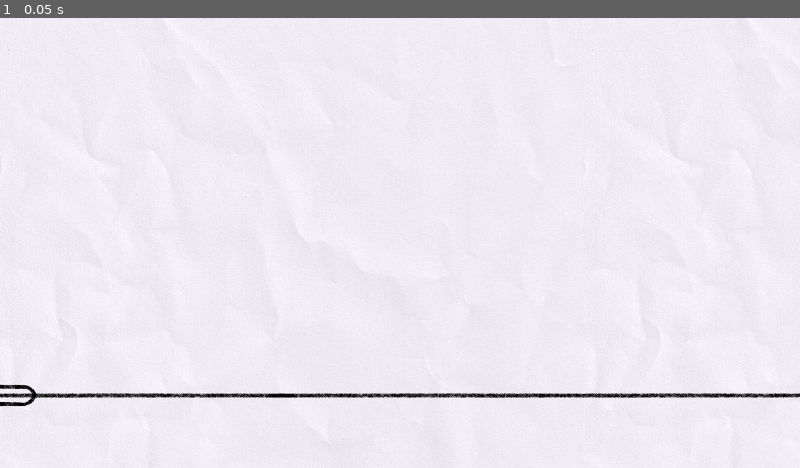
Above: before the commit, frame 1.
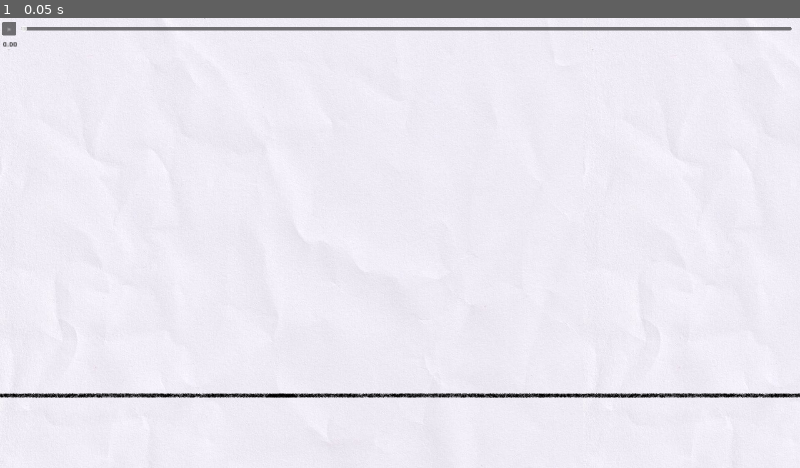
Above: after the commit, the same moment.

Repository: Punjidixie/Project-Prelude
Game: Godot game, scene res://main/music_game.tscn
Same seed, same stepped clock (60 frames per second), same inputs: the game is played once before the commit and once after it.
Inputs:
- Up to frame 1 (0.05 s): no input

The runs differ from the first frame. In frame 1, 1.0% of the frame differs, in the area x 0-99%, y 0-87%.

Commit message:
implemented basic movements

Diff:
--- a/main/music_game.gd
+++ b/main/music_game.gd
@@ -6,14 +6,25 @@
 
 # Called when the node enters the scene tree for the first time.
 func _ready():
+	SignalManager.on_pause_button_pressed.connect(on_pause_button_pressed)
 	GlobalManager.play_area = play_area
 	add_note()
 
 
 # Called every frame. 'delta' is the elapsed time since the previous frame.
 func _process(delta):
-	pass
+	if not GlobalManager.is_paused:
+		auto_increment_time(delta)
+
+func auto_increment_time(delta):
+	var new_time = GlobalManager.current_time + delta
+	GlobalManager.current_time = new_time
+	SignalManager.on_time_auto_updated.emit()
 
 func add_note():
 	var note: Note = ScenePreloader.base_note.instantiate()
 	notes_container.add_child(note)
+
+func on_pause_button_pressed():
+	GlobalManager.is_paused = !GlobalManager.is_paused
+	SignalManager.on_pause_toggled.emit()
--- a/main/music_game.tscn
+++ b/main/music_game.tscn
@@ -1,12 +1,15 @@
-[gd_scene load_steps=4 format=3 uid="uid://c6uwi81cfj8f"]
+[gd_scene load_steps=7 format=3 uid="uid://c6uwi81cfj8f"]
 
 [ext_resource type="Script" path="res://main/music_game.gd" id="1_duima"]
 [ext_resource type="Texture2D" uid="uid://dxx26pwilrs2y" path="res://assets/backgrounds/paper_texture.JPG" id="1_uvog2"]
 [ext_resource type="Texture2D" uid="uid://chvmosrpgovmv" path="res://assets/notes/horizontal_line.png" id="2_v4eb4"]
+[ext_resource type="Script" path="res://main/time_slider.gd" id="4_ojbfm"]
+[ext_resource type="Script" path="res://ui/pause_button.gd" id="5_56363"]
+[ext_resource type="Script" path="res://ui/time_text.gd" id="6_nul4s"]
 
 [node name="MusicGame" type="Node" node_paths=PackedStringArray("play_area", "notes_container")]
 script = ExtResource("1_duima")
-play_area = NodePath("CanvasLayer/PlayArea")
+play_area = NodePath("CanvasLayer/Control/PlayArea")
 notes_container = NodePath("Notes")
 
 [node name="Notes" type="Node" parent="."]
@@ -24,7 +27,8 @@
 grow_horizontal = 2
 grow_vertical = 2
 
-[node name="TextureRect" type="TextureRect" parent="CanvasLayer"]
+[node name="TextureRect" type="TextureRect" parent="CanvasLayer/Control"]
+layout_mode = 1
 anchors_preset = 15
 anchor_right = 1.0
 anchor_bottom = 1.0
@@ -34,8 +38,8 @@
 expand_mode = 1
 stretch_mode = 1
 
-[node name="PlayArea" type="Control" parent="CanvasLayer"]
-layout_mode = 3
+[node name="PlayArea" type="Control" parent="CanvasLayer/Control"]
+layout_mode = 1
 anchors_preset = 15
 anchor_right = 1.0
 anchor_bottom = 1.0
@@ -43,8 +47,9 @@
 grow_horizontal = 2
 grow_vertical = 2
 
-[node name="DefaultLine" type="TextureRect" parent="CanvasLayer"]
+[node name="DefaultLine" type="TextureRect" parent="CanvasLayer/Control"]
 modulate = Color(0, 0, 0, 1)
+layout_mode = 1
 anchors_preset = 12
 anchor_top = 1.0
 anchor_right = 1.0
@@ -56,3 +61,44 @@
 texture = ExtResource("2_v4eb4")
 expand_mode = 1
 stretch_mode = 1
+
+[node name="ControlPanel" type="Control" parent="CanvasLayer/Control"]
+layout_mode = 1
+anchors_preset = 15
+anchor_right = 1.0
+anchor_bottom = 1.0
+grow_horizontal = 2
+grow_vertical = 2
+
+[node name="TimeSlider" type="HSlider" parent="CanvasLayer/Control/ControlPanel"]
+layout_mode = 1
+anchors_preset = 10
+anchor_right = 1.0
+offset_left = 50.0
+offset_top = 18.0
+offset_right = -20.0
+offset_bottom = 34.0
+grow_horizontal = 2
+script = ExtResource("4_ojbfm")
+
+[node name="PauseButton" type="Button" parent="CanvasLayer/Control/ControlPanel"]
+layout_mode = 0
+offset_left = 5.0
+offset_top = 10.0
+offset_right = 39.0
+offset_bottom = 42.0
+text = ">"
+script = ExtResource("5_56363")
+
+[node name="RichTextLabel" type="RichTextLabel" parent="CanvasLayer/Control/ControlPanel"]
+modulate = Color(0, 0, 0, 1)
+layout_mode = 0
+offset_left = 7.0
+offset_top = 50.0
+offset_right = 164.0
+offset_bottom = 90.0
+text = "0.00"
+script = ExtResource("6_nul4s")
+
+[connection signal="value_changed" from="CanvasLayer/Control/ControlPanel/TimeSlider" to="CanvasLayer/Control/ControlPanel/TimeSlider" method="_on_value_changed"]
+[connection signal="pressed" from="CanvasLayer/Control/ControlPanel/PauseButton" to="CanvasLayer/Control/ControlPanel/PauseButton" method="_on_pressed"]
--- /dev/null
+++ b/main/time_slider.gd
@@ -0,0 +1,34 @@
+extends HSlider
+
+
+var locked = false
+# Called when the node enters the scene tree for the first time.
+func _ready():
+	min_value = 0
+	max_value = GlobalManager.max_time
+	step = 0.01
+	SignalManager.on_time_auto_updated.connect(on_time_auto_updated)
+	#SignalManager.on_audio_set.connect(on_audio_set)
+	#SignalManager.on_audio_lead_time_set.connect(on_audio_lead_time_set)
+
+func on_audio_set():
+	max_value = min_value + GlobalManager.audio_stream.get_length()
+
+func on_audio_lead_time_set():
+	max_value = max_value - GlobalManager.audio_lead_time
+	min_value = -GlobalManager.audio_lead_time
+
+func on_time_auto_updated() -> void:
+	locked = true
+	value = GlobalManager.current_time # This will send _on_value_changed() signal
+	locked = false
+
+# From dragging
+func _on_value_changed(value):
+	if locked == false: # Locks this to when it's dragged only.
+		GlobalManager.current_time = value
+		SignalManager.on_time_manual_updated.emit()
+
+func _on_drag_started():
+	#SignalManager.on_time_slider_drag_started.emit()
+	pass
--- /dev/null
+++ b/notes/hitbox.gd
@@ -0,0 +1,9 @@
+extends Control
+
+class_name Hitbox
+signal on_hit
+
+func _gui_input(event):
+	if event is InputEventMouseButton:
+		if event.button_index == MOUSE_BUTTON_LEFT and event.pressed:
+			on_hit.emit()
--- a/notes/note.gd
+++ b/notes/note.gd
@@ -2,20 +2,40 @@
 
 class_name Note
 
+enum NoteType {CLICK, HOLD, DRAG, FLICK}
+
 @export var start_time: float
 @export var note_size: float
+@export var note_type: NoteType
+
 @export var note_events_container: Node
 @export var note_body: NoteBody
 
+@export var end_event: EndEvent
+
 var is_in_time: bool = true
+
+var hit_time: float = 0
+var is_hit: bool = false
+var hit_position: Vector2
 
 # Called when the node enters the scene tree for the first time.
 func _ready():
-	pass
+	SignalManager.on_time_auto_updated.connect(on_time_updated)
+	SignalManager.on_time_manual_updated.connect(on_time_updated)
+
+	note_body.update_size()
+	update_visibility()
+	update()
 
 
 func on_time_updated():
+	update_visibility()
 	update()
+
+func get_hit():
+	is_hit = true
+	hit_time = GlobalManager.current_time
 
 func update():
 	# Calculates note body position
@@ -24,7 +44,19 @@
 		var event = get_event_at_time(time)
 		var play_position = event.get_notebody_play_position(time - start_time)
 		note_body.set_play_position(play_position)
-		#note_body.update_appearance()
+		note_body.update_appearance()
+
+func update_visibility():
+	var end_offset = end_event.get_ending_lifetime()
+	var time_lower_bound = start_time
+	var time_upper_bound = start_time + end_event.start_time + end_offset
+	var is_time_out_of_range = not GodotUtils.is_between(GlobalManager.current_time, time_lower_bound, time_upper_bound)
+	if is_time_out_of_range and is_in_time:
+		is_in_time = false
+		note_body.visible = false
+	elif not is_time_out_of_range and not is_in_time:
+		is_in_time = true
+		note_body.visible = true
 
 func get_note_events() -> Array:
 	var note_events = note_events_container.get_children()
@@ -32,7 +64,6 @@
 	note_events.sort_custom(SortingFunctions.compare_note_events)
 	return note_events
 
-### UTILITY FUNCTIONS BELOW ###
 func get_event_at_time(time: float):
 	var local_time = time - start_time
 	var note_events = get_note_events()
--- a/notes/note.tscn
+++ b/notes/note.tscn
@@ -8,11 +8,52 @@
 [ext_resource type="Texture2D" uid="uid://cwetnomiu1b5x" path="res://assets/notes/note_lid.png" id="3_gnq7d"]
 [ext_resource type="PackedScene" uid="uid://duwfov6qj7bl5" path="res://notes/note_events/move_event.tscn" id="4_fuk16"]
 [ext_resource type="Script" path="res://notes/note_events/end_event.gd" id="4_gjrhd"]
+[ext_resource type="Script" path="res://notes/hitbox.gd" id="7_yw0yk"]
 
-[node name="TestNote" type="Node" node_paths=PackedStringArray("note_events_container")]
+[sub_resource type="Animation" id="Animation_y3pmf"]
+resource_name = "note_body"
+length = 2.0
+tracks/0/type = "value"
+tracks/0/imported = false
+tracks/0/enabled = true
+tracks/0/path = NodePath("Hitbox:modulate")
+tracks/0/interp = 1
+tracks/0/loop_wrap = true
+tracks/0/keys = {
+"times": PackedFloat32Array(0, 1, 2),
+"transitions": PackedFloat32Array(1, 1, 1),
+"update": 0,
+"values": [Color(0.53223, 0.654706, 1, 1), Color(1, 0.43014, 0.78644, 1), Color(0.994591, 0.512186, 0.390657, 1)]
+}
+
+[sub_resource type="Animation" id="Animation_wgxyl"]
+length = 0.001
+tracks/0/type = "value"
+tracks/0/imported = false
+tracks/0/enabled = true
+tracks/0/path = NodePath("Hitbox:modulate")
+tracks/0/interp = 1
+tracks/0/loop_wrap = true
+tracks/0/keys = {
+"times": PackedFloat32Array(0),
+"transitions": PackedFloat32Array(1),
+"update": 0,
+"values": [Color(0, 0, 0, 1)]
+}
+
+[sub_resource type="AnimationLibrary" id="AnimationLibrary_cpk1i"]
+_data = {
+"RESET": SubResource("Animation_wgxyl"),
+"note_body": SubResource("Animation_y3pmf")
+}
+
+[node name="TestNote" type="Node" node_paths=PackedStringArray("note_events_container", "note_body", "end_event")]
 script = ExtResource("1_3whf4")
-note_size = null
+start_time = 5.0
+note_size = 60.0
 note_events_container = NodePath("Events")
+note_body = NodePath("NoteBody")
+end_event = NodePath("Events/EndEvent")
 
 [node name="Checkpoints" type="Node" parent="."]
 
@@ -37,22 +78,25 @@
 [node name="EndEvent" type="Node" parent="Events" node_paths=PackedStringArray("end_checkpoint")]
 script = ExtResource("4_gjrhd")
 end_checkpoint = NodePath("../../Checkpoints/EndCheckpoint")
+end_speed = 20.0
 
-[node name="NoteBody" type="Node2D" parent="." node_paths=PackedStringArray("body", "note")]
+[node name="NoteBody" type="Node2D" parent="." node_paths=PackedStringArray("body", "note", "animation_player")]
 script = ExtResource("2_ram40")
 body = NodePath("Hitbox")
 note = NodePath("..")
+animation_player = NodePath("AnimationPlayer")
 
 [node name="Hitbox" type="Control" parent="NoteBody"]
+modulate = Color(0, 0, 0, 1)
 layout_mode = 3
 anchors_preset = 0
 offset_left = -90.0
 offset_top = -26.0
 offset_right = 90.0
 offset_bottom = 26.0
+script = ExtResource("7_yw0yk")
 
 [node name="Midsection" type="TextureRect" parent="NoteBody/Hitbox"]
-modulate = Color(0, 0, 0, 1)
 layout_mode = 1
 anchors_preset = 14
 anchor_top = 0.5
@@ -69,7 +113,6 @@
 stretch_mode = 1
 
 [node name="LeftLid" type="TextureRect" parent="NoteBody/Hitbox"]
-modulate = Color(0, 0, 0, 1)
 layout_mode = 0
 offset_top = -1.0
 offset_right = 53.0
@@ -77,7 +120,6 @@
 texture = ExtResource("3_gnq7d")
 
 [node name="RightLid" type="TextureRect" parent="NoteBody/Hitbox"]
-modulate = Color(0, 0, 0, 1)
 layout_mode = 1
 anchors_preset = 3
 anchor_left = 1.0
@@ -91,3 +133,8 @@
 grow_vertical = 0
 scale = Vector2(-1, -1)
 texture = ExtResource("3_gnq7d")
+
+[node name="AnimationPlayer" type="AnimationPlayer" parent="NoteBody"]
+libraries = {
+"": SubResource("AnimationLibrary_cpk1i")
+}
--- a/notes/note_body.gd
+++ b/notes/note_body.gd
@@ -2,11 +2,23 @@
 
 class_name NoteBody
 
-@export var body: Control
+@export var body: Hitbox
 @export var note: Note
+@export var animation_player: AnimationPlayer
+
+func _ready():
+	body.on_hit.connect(on_body_hit)
 
 func update_size():
 	var world_size = PlayAreaUtils.get_delta_world_position(Vector2.ONE * note.note_size)
 	body.size.x = world_size.x / body.scale.x
 
 	body.position = - (body.size / 2) * body.scale
+
+func on_body_hit():
+	note.get_hit()
+	animation_player.play("note_body", -1, 0)
+
+func update_appearance():
+	if note.is_hit:
+		animation_player.seek(GlobalManager.current_time - note.hit_time)
--- a/notes/note_events/end_event.gd
+++ b/notes/note_events/end_event.gd
@@ -10,8 +10,13 @@
 
 func get_notebody_play_position(local_time: float):
 	#if GlobalManager.is_auto_play:
-	if true:
-		return end_checkpoint.play_position
+	#	return end_checkpoint.play_position
 
 	var time_diff = local_time - start_time
 	return end_checkpoint.play_position - Vector2(0, end_speed * time_diff)
+
+func get_ending_lifetime():
+	var screen_height = -PlayAreaUtils.get_delta_play_position(get_viewport().size).y
+	var play_area_height = -PlayAreaUtils.get_delta_play_position(GlobalManager.play_area.size).y
+	var buffer = PlayAreaUtils.scale_factor / 5
+	return (screen_height - play_area_height + buffer) / end_speed
--- a/singletons/godot_utils.gd
+++ b/singletons/godot_utils.gd
@@ -1,11 +1,43 @@
 extends Node
 
+func delete_all_children(node: Node):
+	for child in node.get_children():
+		node.remove_child(child)
+		child.queue_free()
 
-# Called when the node enters the scene tree for the first time.
-func _ready():
-	pass # Replace with function body.
+func sort_children(node: Node, sorting_func: Callable):
+	var children = node.get_children()
+	children.sort_custom(sorting_func)
+	for child in children: node.remove_child(child)
+	for child in children: node.add_child(child)
+
+# Get the number in an array closest to the target number.
+func get_closest_number(numbers: Array, target: float) -> float:
+	var selected_number = numbers[0]
+	var min_difference = abs(target - selected_number)
+
+	for i in range(1, numbers.size()):
+		var difference = abs(target - numbers[i])
+		if difference < min_difference:
+			selected_number = numbers[i]
+			min_difference = difference
+
+	return selected_number
+
+# Play positions
+func create_line(point_1: Vector2, point_2: Vector2, width: float, color: Color) -> Line2D:
+	var l = Line2D.new()
+	l.width = width
+	l.default_color = color
+
+	l.add_point(PlayAreaUtils.get_world_position(point_1))
+	l.add_point(PlayAreaUtils.get_world_position(point_2))
+
+	return l
 
 
-# Called every frame. 'delta' is the elapsed time since the previous frame.
-func _process(delta):
-	pass
+func is_between(target: float, lower_bound: float, upper_bound: float) -> bool:
+	if target < lower_bound or target > upper_bound:
+		return false
+
+	return true
--- a/singletons/play_area_utils.gd
+++ b/singletons/play_area_utils.gd
@@ -34,3 +34,5 @@
 func get_custom_delta_world_position(delta_play_position: Vector2, reference_control: Control, scale_vector: Vector2) -> Vector2:
 	var delta_play_position_y_inv = Vector2(1, -1) * delta_play_position
 	return reference_control.size * delta_play_position_y_inv / scale_vector
+
+### OTHERS ###
--- a/singletons/signal_manager.gd
+++ b/singletons/signal_manager.gd
@@ -1,11 +1,6 @@
 extends Node
 
-
-# Called when the node enters the scene tree for the first time.
-func _ready():
-	pass # Replace with function body.
-
-
-# Called every frame. 'delta' is the elapsed time since the previous frame.
-func _process(delta):
-	pass
+signal on_time_auto_updated
+signal on_time_manual_updated
+signal on_pause_toggled
+signal on_pause_button_pressed
--- /dev/null
+++ b/ui/pause_button.gd
@@ -0,0 +1,4 @@
+extends Button
+
+func _on_pressed():
+	SignalManager.on_pause_button_pressed.emit()
--- /dev/null
+++ b/ui/time_text.gd
@@ -0,0 +1,15 @@
+extends RichTextLabel
+
+
+# Called when the node enters the scene tree for the first time.
+func _ready():
+	SignalManager.on_time_auto_updated.connect(on_time_updated)
+	SignalManager.on_time_manual_updated.connect(on_time_updated)
+
+
+# Called every frame. 'delta' is the elapsed time since the previous frame.
+func _process(delta):
+	pass
+
+func on_time_updated():
+	text = str(GlobalManager.current_time).pad_decimals(2)
Not shown: 1 places in notes/note.tscn that only renumber resources
